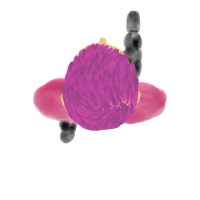
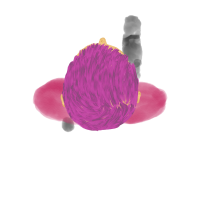
Layer changes from the first 200 × 200 image to the second:
added layer "step_7.png" above "step_8.png" over (61, 15, 143, 133)
renamed "step_7.png" to "step_8.png", hid it over (59, 10, 143, 144)
